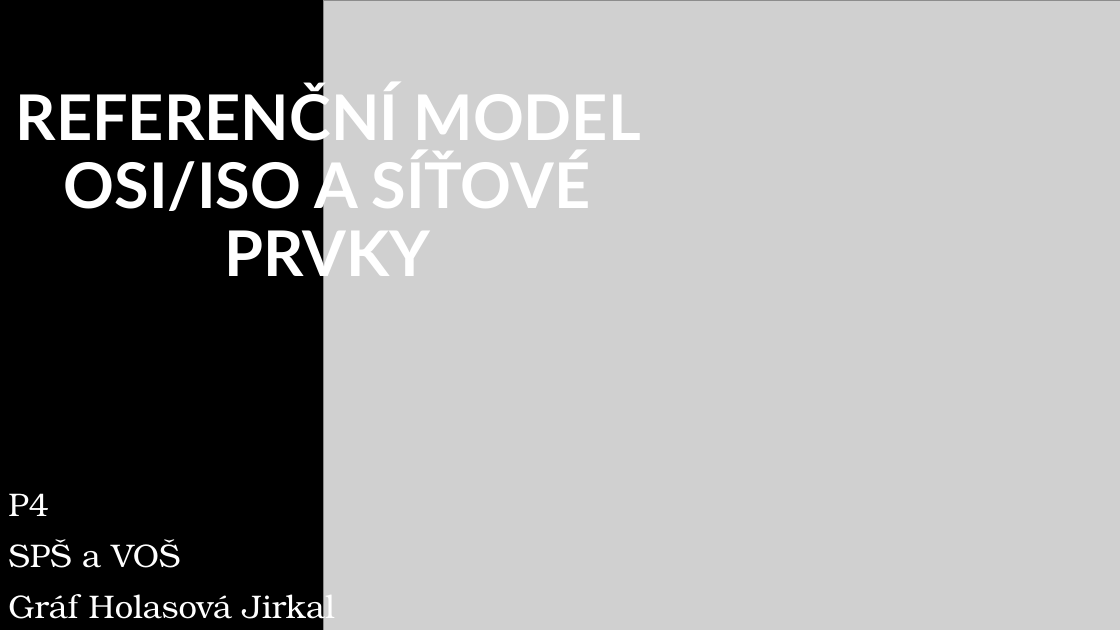
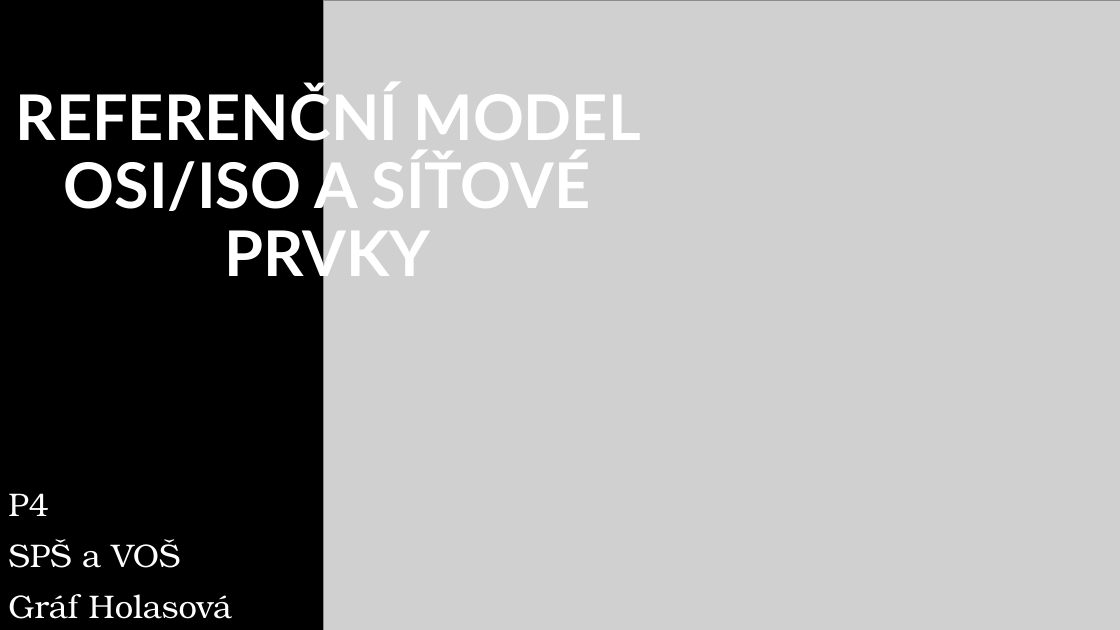
Before and after one commit to Meetsys128/SuperKulisarna-2-Knucles, a slide deck: slide 1 of prezentaceops.pptx. Drawn at 1120x630 pixels with LibreOffice and Linux fonts; fonts in the diff are those of the drawing; grey boxes stand for pictures. Boxes give left, top, right and bottom in pixels: in the first picture for what was removed or moved away, otherwise in the second. Text is boxed around its words. In the diff, an @@ line names an element or a change of style, - is before the commit and + after.

```diff
--- a/prezentaceops.pptx
+++ b/prezentaceops.pptx
@@ subtitle at <box>8,594,232,619</box>: text changed @@
-Gráf Holasová Jirkal
+Gráf Holasová
```
Also in this commit, not shown: 4 other slides changed.
